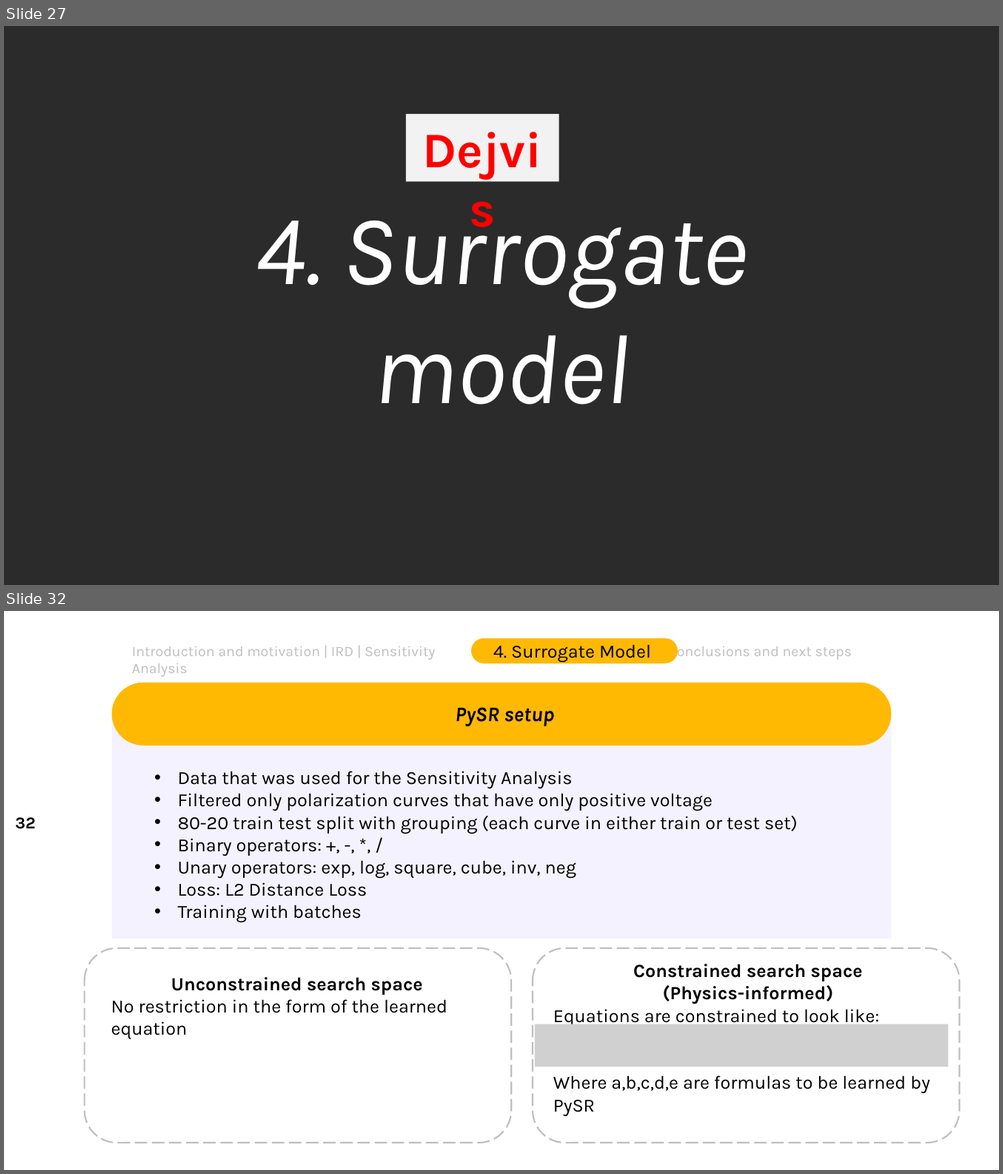
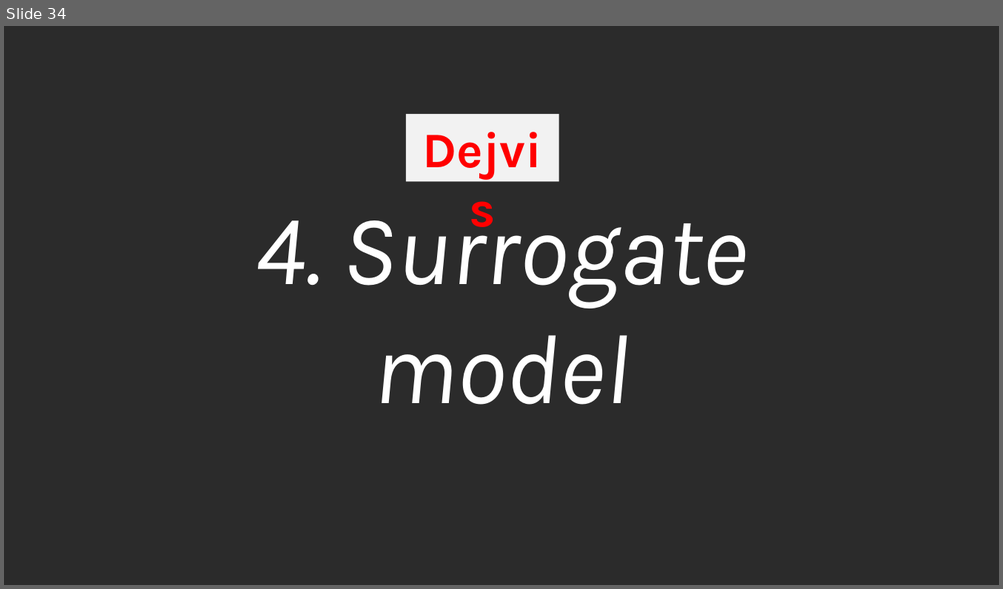
Before and after one commit to DejvisT/Sensitivity-Analysis-and-Surrogate-Modeling-of-PEM-Fuel-Cells, a slide deck: final_presentation_v1.pptx. Shown one above the other, each under a label of ours: slides 27 and 32 before the commit, slide 34 after it; the slides between them are not shown. The pictures are 1003x1174 and 1003x589 pixels, drawn with LibreOffice and Linux fonts; fonts in the diff are those of the drawing; grey boxes stand for pictures; background and template pictures are left out; a plain dark background stands for a picture behind light text. Boxes give left, top, right and bottom in pixels: in the first picture for what was removed or moved away, otherwise in the second. Text is boxed around its words. In the diff, an @@ line names an element or a change of style, - is before the commit and + after.

```diff
--- a/final_presentation_v1.pptx
+++ b/final_presentation_v1.pptx
@@ slide 32 removed at bbox=[4, 611, 999, 1170], background picture (left out) @@
@@ text removed at bbox=[132, 647, 435, 677] @@
-Introduction and motivation | IRD | Sensitivity Analysis
@@ rounded rectangle removed at bbox=[471, 638, 677, 664] @@
-4. Surrogate Model
@@ text removed at bbox=[668, 643, 852, 661] @@
-Conclusions and next steps
@@ group removed at bbox=[111, 683, 891, 940]: 2 texts, 1 rectangle, 1 rounded rectangle @@
-PySR setup
-• Data that was used for the Sensitivity Analysis
-• Filtered only polarization curves that have only positive voltage
-• 80-20 train test split with grouping (each curve in either train or test set)
-• Binary operators: +, -, *, /
-• Unary operators: exp, log, square, cube, inv, neg
-• Loss: L2 Distance Loss
-• Training with batches
@@ page number removed at bbox=[15, 817, 35, 829] @@
-32
@@ rounded rectangle removed at bbox=[85, 948, 512, 1143] @@
@@ rounded rectangle removed at bbox=[532, 948, 959, 1143] @@
@@ text removed at bbox=[553, 964, 930, 1116] @@
-Constrained search space
-(Physics-informed)
-Equations are constrained to look like:
-Where a,b,c,d,e are formulas to be learned by PySR
@@ text removed at bbox=[111, 977, 447, 1039] @@
-Unconstrained search space
-No restriction in the form of the learned equation
@@ picture removed at bbox=[535, 1025, 948, 1067] @@
@@ what was slide 27 is now slide 34 @@
```
Also in this commit, not shown: 17 slides changed, 12 slides added, 2 other slides removed.
